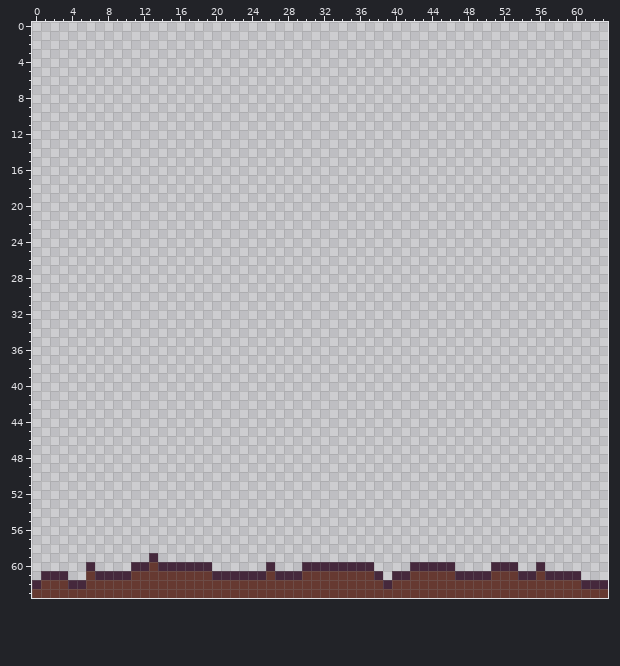
Pixel-art file, stored at src/images/dirt_001.aseprite. Above is the file before it was changed.
64x64 pixels, 1 frame.
Now the later version:
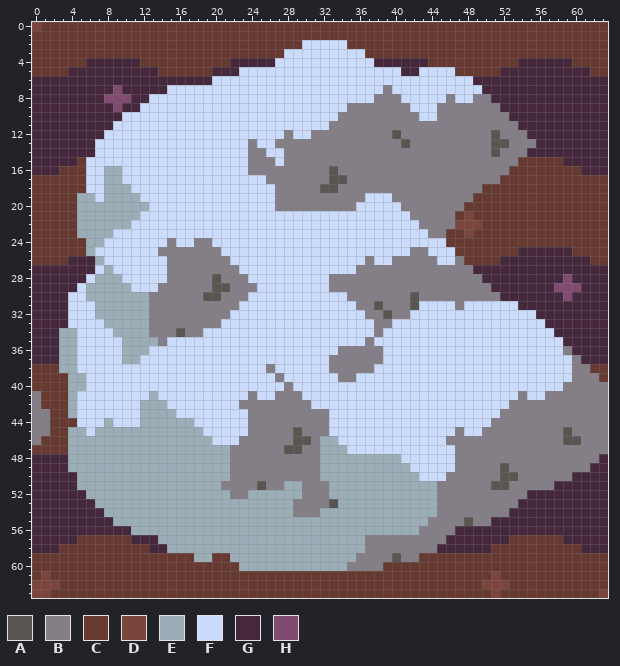
Palette (. is transparent): A #595652  B #847e87  C #663931  D #7c453c  E #9badb7  F #cbdbfc  G #45283c  H #814b71
Changes in this commit:
layer "Background" now shown
layer "Rock 2" added
layer "Tunnel-Single" removed
Changed rows in their new state; - is an unchanged pixel.
Layers "Rock 2", "Background":
first column x 0:
 0 DCCCCCCCCCCCCCCCCCCCCCCCCCCCCCCCCCCCCCCCCCCCCCCCCCCCCCCCCCCCCCCC
 1 CCCCCCCCCCCCCCCCCCCCCCCCCCCCCCCCCCCCCCCCCCCCCCCCCCCCCCCCCCCCCCCC
 2 CCCCCCCCCCCCCCCCCCCCCCCCCCCCCCFFFFFCCCCCCCCCCCCCCCCCCCCCCCCCCCCC
 3 CCCCCCCCCCCCCCCCCCCCCCCCCCCCFFFFFFFFFCCCCCCCCCCCCCCCCCCCCCCCCCCC
 4 CCCCCCGGGGGGCCCCCCCCCCGGGGGFFFFFFFFFFFGGGGGGCCCCCCCCCCGGGGGGCCCC
 5 CCCCGGGGGGGGGGCCCCCCGGGFFFFFFFFFFFFFFFFFFGGFFFFCCCCCGGGGGGGGGGCC
 6 GGGGGGGGGGGGGGGGGGGGFFFFFFFFFFFFFFFFFFFFFFFFFFFFFGGGGGGGGGGGGGGG
 7 GGGGGGGGGHGGGGGFFFFFFFFFFFFFFFFFFFFFFFFBFFFFFFFFFFGGGGGGGGGGGGGG
 8 GGGGGGGGHHHGGFFFFFFFFFFFFFFFFFFFFFFFFFBBBFFFFFBFFBBGGGGGGGGGGGGG
 9 GGGGGGGGGHGGFFFFFFFFFFFFFFFFFFFFFFFBBBBBBBFFFBBBBBBBGGGGGGGGGGGG
10 GGGGGGGGGGFFFFFFFFFFFFFFFFFFFFFFFFBBBBBBBBBFFBBBBBBBBGGGGGGGGGGG
11 GGGGGGGGGFFFFFFFFFFFFFFFFFFFFFFFFBBBBBBBBBBBBBBBBBBBBBGGGGGGGGGG
12 GGGGGGGGFFFFFFFFFFFFFFFFFFFFBFFBBBBBBBBBABBBBBBBBBBABBBGGGGGGGGG
13 GGGGGGGFFFFFFFFFFFFFFFFFBFFBBBBBBBBBBBBBBABBBBBBBBBAABBBGGGGGGGG
14 GGGGGGGFFFFFFFFFFFFFFFFFBBFFBBBBBBBBBBBBBBBBBBBBBBBABBBGGGGGGGGG
15 GGGGGCFFFFFFFFFFFFFFFFFFBBBFBBBBBBBBBBBBBBBBBBBBBBBBBBCCCCCGGGGG
16 GGGCCCFFEEFFFFFFFFFFFFFFBBBBBBBBBABBBBBBBBBBBBBBBBBBBCCCCCCCCGGG
17 CCCCCCFFEEFFFFFFFFFFFFFFFFBBBBBBBAABBBBBBBBBBBBBBBBBCCCCCCCCCCCC
18 CCCCCCFFEEEFFFFFFFFFFFFFFFFBBBBBAABBBBBBBBBBBBBBBBCCCCCCCCCCCCCC
19 CCCCCEEFEEEEFFFFFFFFFFFFFFFBBBBBBBBBBFFFBBBBBBBBBCCCCCCCCCCCCCCC
20 CCCCCEEEEEEEEFFFFFFFFFFFFFFBBBBBBBBBFFFFFBBBBBBBCCCCCCCCCCCCCCCC
21 CCCCCEEEEEEEFFFFFFFFFFFFFFFFFFFFFFFFFFFFFFBBBBBCDCCCCCCCCCCCCCCC
22 CCCCCEEEEEEFFFFFFFFFFFFFFFFFFFFFFFFFFFFFFFFBBBBDDDCCCCCCCCCCCCCC
23 CCCCCEEEEFFFFFFFFFFFFFFFFFFFFFFFFFFFFFFFFFFFBBCCDCCCCCCCCCCCCCCC
24 CCCCCCEEFFFFFFFBFFBBFFFFFFFFFFFFFFFFFFFFFFFFFFCCCCCCCCCCCCCCCCCC
25 CCCCCCEFFFFFFFBBBBBBBFFFFFFFFFFFFFFFFFFFFFBBFFFCCCCCCCGGGGGGCCCC
26 CCCCGGGEFFFFFFFBBBBBBBFFFFFFFFFFFFFFFBFFBBBBBFFBCCCCGGGGGGGGGGCC
27 GGGGGGGFEFFFFFFBBBBBBBBFFFFFFFFFFFFFBBBBBBBBBBBBBGGGGGGGGGGGGGGG
28 GGGGGGFEEEFFFFFBBBBBABBBFFFFFFFFFBBBBBBBBBBBBBBBBBGGGGGGGGGHGGGG
29 GGGGGFEEEEEFFFBBBBBBAABBBFFFFFFFFBBBBBBBBBBBBBBBBBBGGGGGGGHHHGGG
30 GGGGFFEEEEEEEBBBBBBAABBBFFFFFFFFFFFBBBBBBBABBBBBBBBBGGGGGGGHGGGG
31 GGGGFFFEEEEEEBBBBBBBBBBFFFFFFFFFFFFFBBABBBAFFFFBFFFFFFGGGGGGGGGG
32 GGGGFFFEEEEEEBBBBBBBBBFFFFFFFFFFFFFFFBBABBFFFFFFFFFFFFFFGGGGGGGG
33 GGGGFFFFEEEEEBBBBBBBBFFFFFFFFFFFFFFFFFBBFFFFFFFFFFFFFFFFFGGGGGGG
34 GGGEEFFFFEEEEBBBABBFFFFFFFFFFFFFFFFFFFBFFFFFFFFFFFFFFFFFFFGGGGGG
35 GGGEEFFFFFEEEEBFFFFFFFFFFFFFFFFFFFFFFBFFFFFFFFFFFFFFFFFFFFFGGGGG
36 GGGEEFFFFFEEEFFFFFFFFFFFFFFFFFFFFFBBBBBFFFFFFFFFFFFFFFFFFFFBGGGG
37 GGGEEFFFFFEEFFFFFFFFFFFFFFFFFFFFFBBBBBBFFFFFFFFFFFFFFFFFFFFFBGGG
38 CCCEEFFFFFFFFFFFFFFFFFFFFFBFFFFFFBBBBBFFFFFFFFFFFFFFFFFFFFFFBBCC
39 CCCCEEFFFFFFFFFFFFFFFFFFFFFBFFFFFFBBFFFFFFFFFFFFFFFFFFFFFFFFBBBC
40 CCCCEEFFFFFFFFFFFFFFFFFFFFFFBFFFFFFFFFFFFFFFFFFFFFFFFFFFFFFBBBBB
41 BCCCEFFFFFFFFEFFFFFFFFFFBFFBBBFFFFFFFFFFFFFFFFFFFFFFFFBFFBBBBBBB
42 BCCCEFFFFFFFEEEFFFFFFFFBBBBBBBBFFFFFFFFFFFFFFFFFFFFFFBBBBBBBBBBB
43 BBCCEFFFFFFFEEEEFFFFFFFFBBBBBBBBBFFFFFFFFFFFFFFFFFFFBBBBBBBBBBBB
44 BBCCCFFFEFFFEEEEEEFFFFFFBBBBBBBBBFFFFFFFFFFFFFFFFFFBBBBBBBBBBBBB
45 BBCCEEFEEEEEEEEEEEEFFFFFBBBBBABBBFFFFFFFFFFFFFFBFFBBBBBBBBBABBBB
46 BCCCEEEEEEEEEEEEEEEEFFFBBBBBBAABEEFFFFFFFFFFFFBBBBBBBBBBBBBAABBB
47 CCCCEEEEEEEEEEEEEEEEEEBBBBBBAABBEEEFFFFFFFFFFFFBBBBBBBBBBBBBBBBB
48 GGGGEEEEEEEEEEEEEEEEEEBBBBBBBBBBEEEEEEEEEFFFFFFBBBBBBBBBBBBBBBBG
49 GGGGEEEEEEEEEEEEEEEEEEBBBBBBBBBBEEEEEEEEEEFFFFFBBBBBABBBBBBBBBGG
50 GGGGGEEEEEEEEEEEEEEEEEBBBBBBBBBBEEEEEEEEEEEFFFBBBBBBAABBBBBBGGGG
51 GGGGGEEEEEEEEEEEEEEEEBBBBABBEEBBBEEEEEEEEEEEEBBBBBBAABBBBBGGGGGG
52 GGGGGGEEEEEEEEEEEEEEEEBBEEEEEEBBBEEEEEEEEEEEEBBBBBBBBBBGGGGGGGGG
53 GGGGGGGEEEEEEEEEEEEEEEEEEEEEEBBBBAEEEEEEEEEEEBBBBBBBBBGGGGGGGGGG
54 GGGGGGGGEEEEEEEEEEEEEEEEEEEEEBBBEEEEEEEEEEEEEBBBBBBBBGGGGGGGGGGG
55 GGGGGGGGGEEEEEEEEEEEEEEEEEEEEEEEEEEEEEEEEEEEBBBBABBGGGGGGGGGGGGG
56 GGGGGGGGGGGEEEEEEEEEEEEEEEEEEEEEEEEEEEEEEEEBBBBGGGGGGGGGGGGGGGGG
57 GGGGGCCCCCCGGGEEEEEEEEEEEEEEEEEEEEEEEBBBBBBBBBGGGGGGGCCCCCCGGGGG
58 GGGCCCCCCCCCCGGEEEEEEEEEEEEEEEEEEEEEEBBBBBBBBGGGGGGCCCCCCCCCCGGG
59 CCCCCCCCCCCCCCCCCCEECCEEEEEEEEEEEEEEBBBBABBCCCCCCCCCCCCCCCCCCCCC
60 CCCCCCCCCCCCC-CCCCCCCCCEEEEEEEEEEEEBBBBCCCCCCCCCCCCCCCCCCCCCCCCC
61 CDCCCC-CCCC---------CCCCCC-CCC--------CCCC-----CCCCD--CC-CCCCCCC
62 DDD-CC---------------------------------C----------DDD--------CCC
63 DD-------------------------------------------------D-----------D
Changed places in both pictures, as pixel boxes (x1, y1, x2, y2):
changed: (32, 22, 608, 598)
